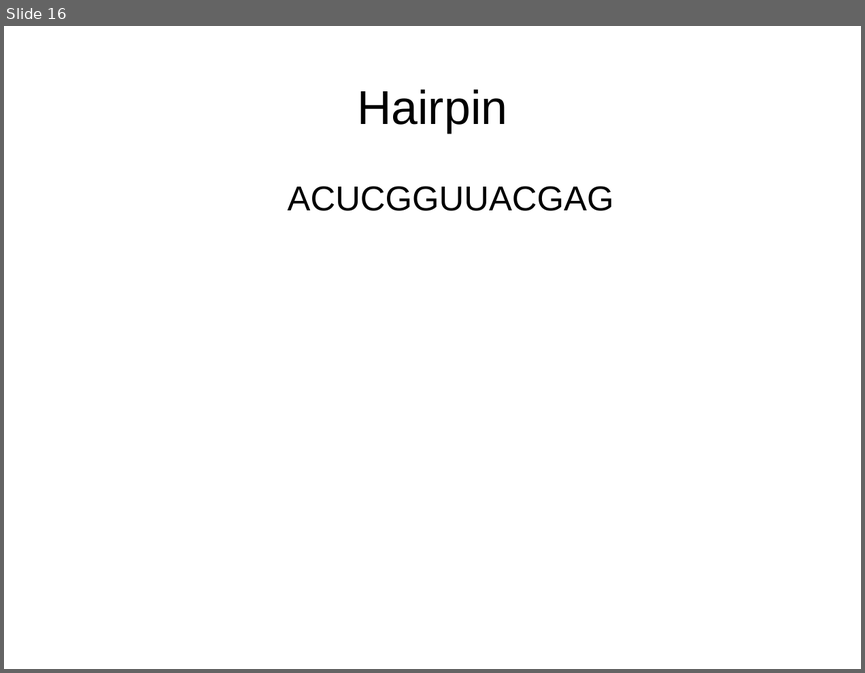
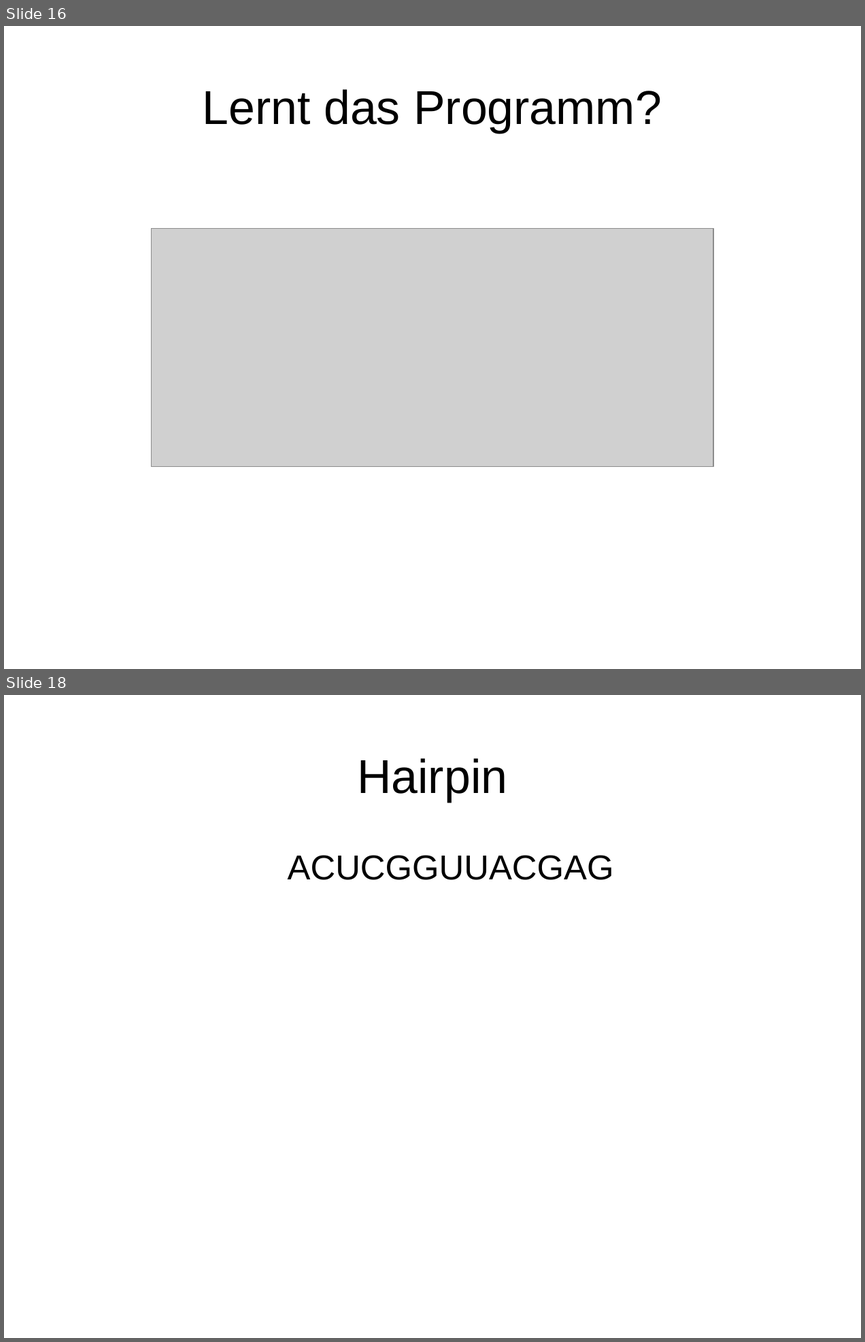
Before and after one commit to rumangerst/evolution, a slide deck: GPRNASolver/Results_Final/Vortrag.odp. Shown one above the other, each under a label of ours: slide 16 before the commit, slides 16 and 18 after it; the slides between them are not shown. The pictures are 865x673 and 865x1342 pixels, drawn with LibreOffice and Linux fonts; fonts in the diff are those of the drawing; grey boxes stand for pictures. Boxes give left, top, right and bottom in pixels: in the first picture for what was removed or moved away, otherwise in the second. Text is boxed around its words. In the diff, an @@ line names an element or a change of style, - is before the commit and + after.

```diff
--- a/GPRNASolver/Results_Final/Vortrag.odp
+++ b/GPRNASolver/Results_Final/Vortrag.odp
@@ slide 16 added at (x1=4, y1=26, x2=861, y2=669), background #FFFFFF @@
@@ title added at (x1=203, y1=89, x2=662, y2=133), 44 pt, text #000000 @@
+Lernt das Programm?
@@ picture added at (x1=152, y1=229, x2=713, y2=467) @@
@@ what was slide 16 is now slide 18 @@
```
Also in this commit, not shown: 1 slide changed, 2 other slides added, 20 other files.
